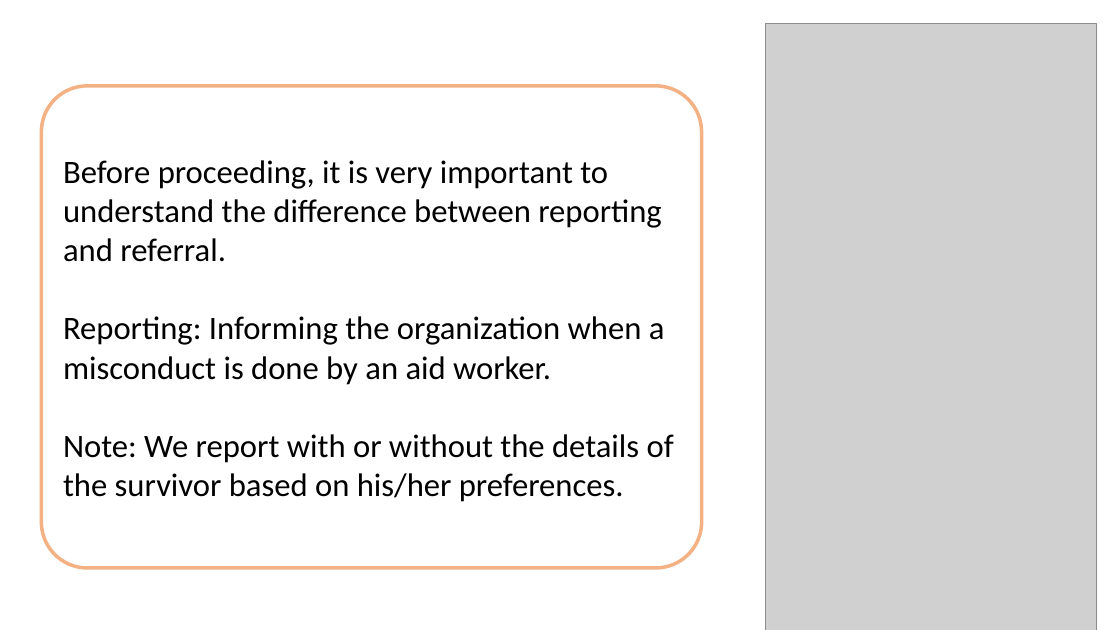
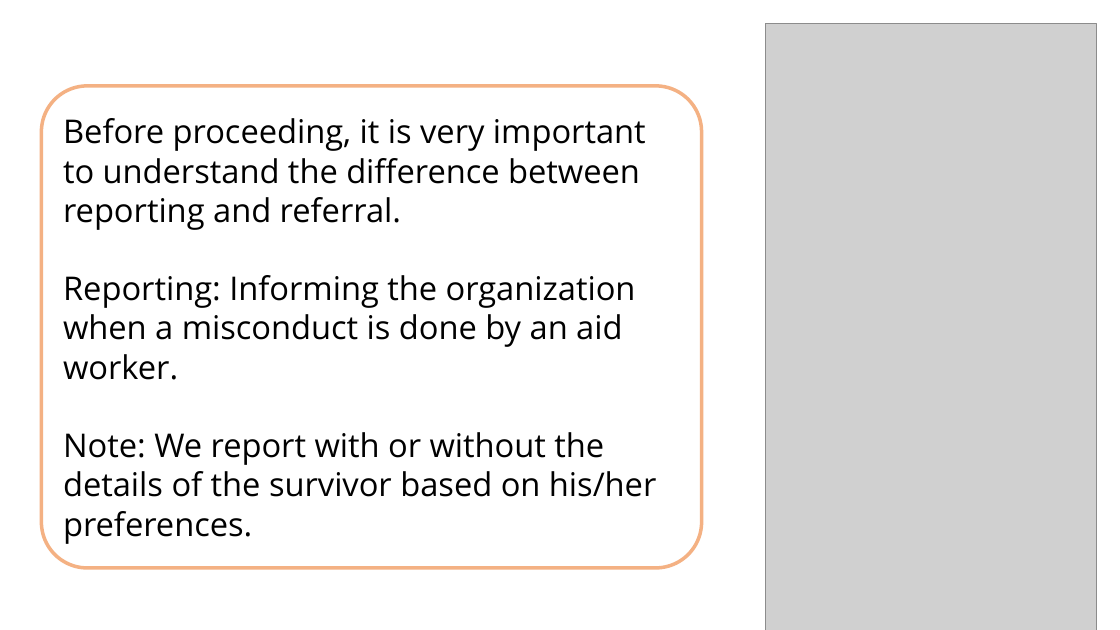
Before and after one commit to Lamasolh/Nabad, a slide deck: slide 4 of safeguarding/en/lessons/report_mechanism.pptx. Drawn at 1120x630 pixels with LibreOffice and Linux fonts; fonts in the diff are those of the drawing; grey boxes stand for pictures; background and template pictures are left out. Boxes give left, top, right and bottom in pixels: in the first picture for what was removed or moved away, otherwise in the second. Text is boxed around its words. In the diff, an @@ line names an element or a change of style, - is before the commit and + after.

```diff
--- a/safeguarding/en/lessons/report_mechanism.pptx
+++ b/safeguarding/en/lessons/report_mechanism.pptx
@@ rounded rectangle "Before proceeding, it is very ..." at (x1=41, y1=86, x2=702, y2=568): font Calibri to Open Sans @@
```
Also in this commit, not shown: 4 other slides changed, 33 other files.
